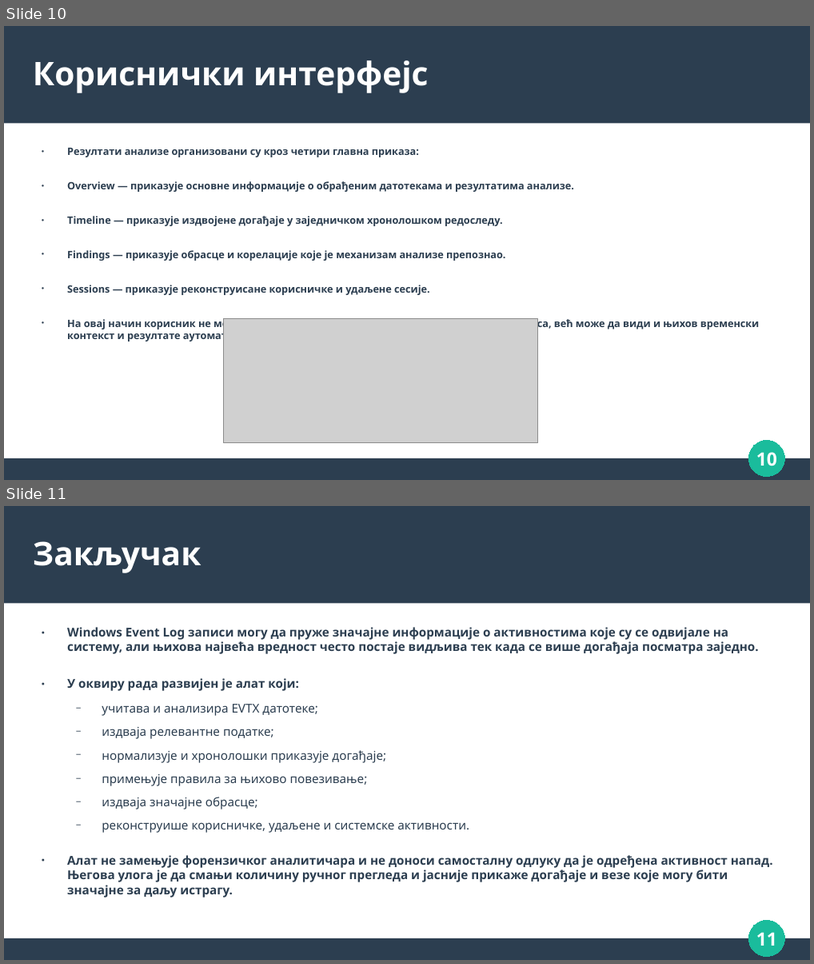
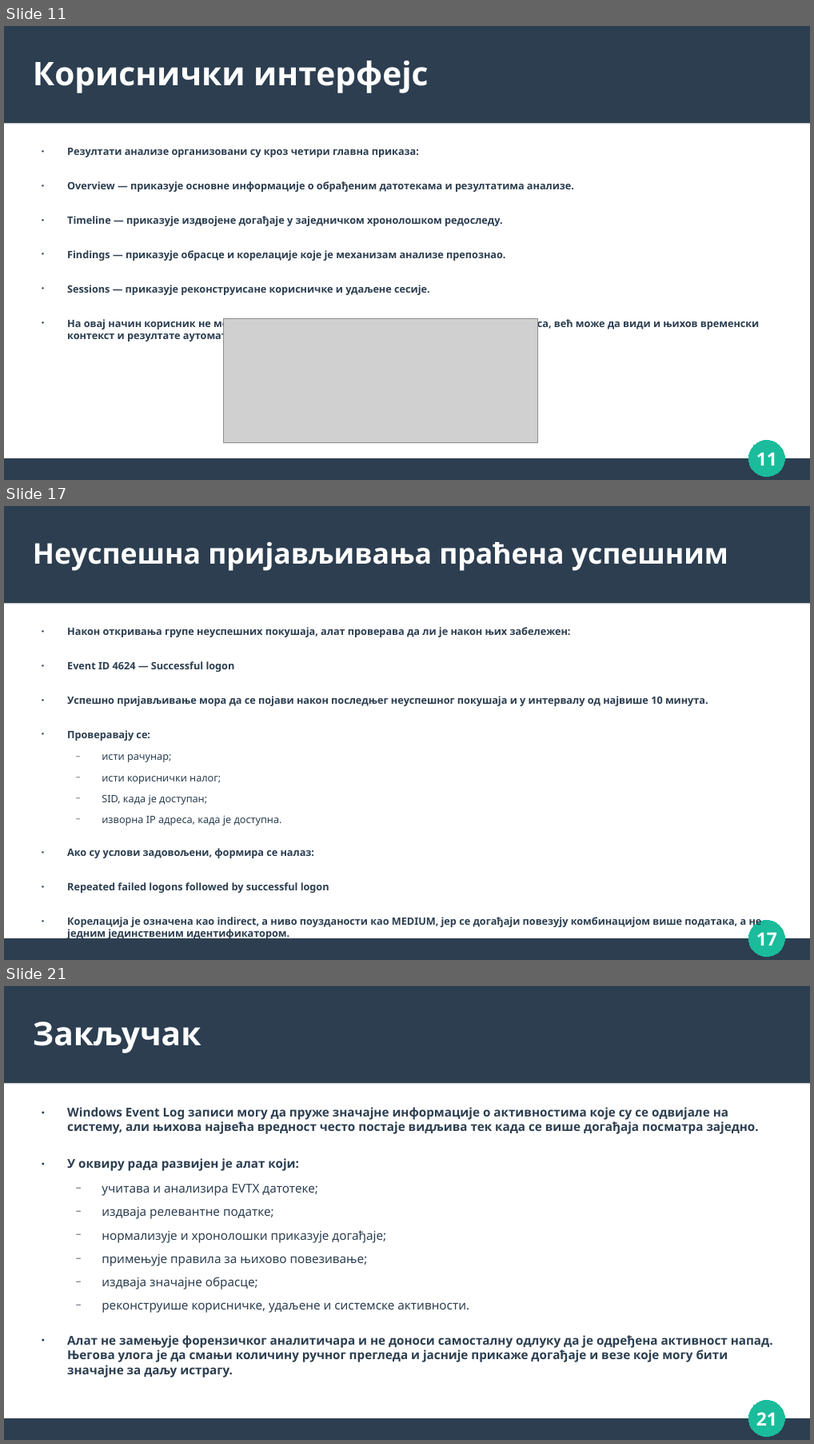
Before and after one commit to djolepetrovic12/digitalna-forenzika, a slide deck: Дигитална форензика.odp. Shown one above the other, each under a label of ours: slides 10 and 11 before the commit, slides 11, 17 and 21 after it; the slides between them are not shown. The pictures are 814x964 and 814x1444 pixels, drawn with LibreOffice and Linux fonts; fonts in the diff are those of the drawing; grey boxes stand for pictures. Boxes give left, top, right and bottom in pixels: in the first picture for what was removed or moved away, otherwise in the second. Text is boxed around its words. In the diff, an @@ line names an element or a change of style, - is before the commit and + after.

Commit message:
finishing touches, fixed the bugs in the analysis files, now all events have names and correct data, all correlations are accurate, added definitions for missing events, updated the presentation

```diff
--- a/Дигитална форензика.odp
+++ b/Дигитална форензика.odp
@@ slide 17 added at (4, 506, 810, 960), background #FFFFFF; not listed: 3 template elements that a slide beside it also shows @@
@@ title added at (33, 542, 729, 571), 28 pt, text #FFFFFF, bold @@
+Неуспешна пријављивања праћена успешним
@@ text added at (67, 627, 762, 928), 10 pt, text #2C3E50, bold @@
+● Након откривања групе неуспешних покушаја, алат проверава да ли је након њих забележен:
+● Event ID 4624 — Successful logon
+● Успешно пријављивање мора да се појави након последњег неуспешног покушаја и у интервалу од највише 10 минута.
+● Проверавају се:
+  − исти рачунар;
+  − исти кориснички налог;
+  − SID, када је доступан;
+  − изворна IP адреса, када је доступна.
+● Ако су услови задовољени, формира се налаз:
+● Repeated failed logons followed by successful logon
+● Корелација је означена као indirect, а ниво поузданости као MEDIUM, јер се догађаји повезују комбинацијом више података, а не једним јединственим идентификатором.
@@ page number added at (757, 932, 778, 945), 18 pt, text #FFFFFF, bold @@
+17
@@ what was slide 10 is now slide 11 @@
@@ page number at (757, 452, 778, 465): text changed @@
-10
+11
@@ what was slide 11 is now slide 21 @@
@@ page number at (757, 1412, 778, 1425): text changed @@
-11
+21
```
Also in this commit, not shown: 3 slides changed, 9 other slides added, 14 other files.
